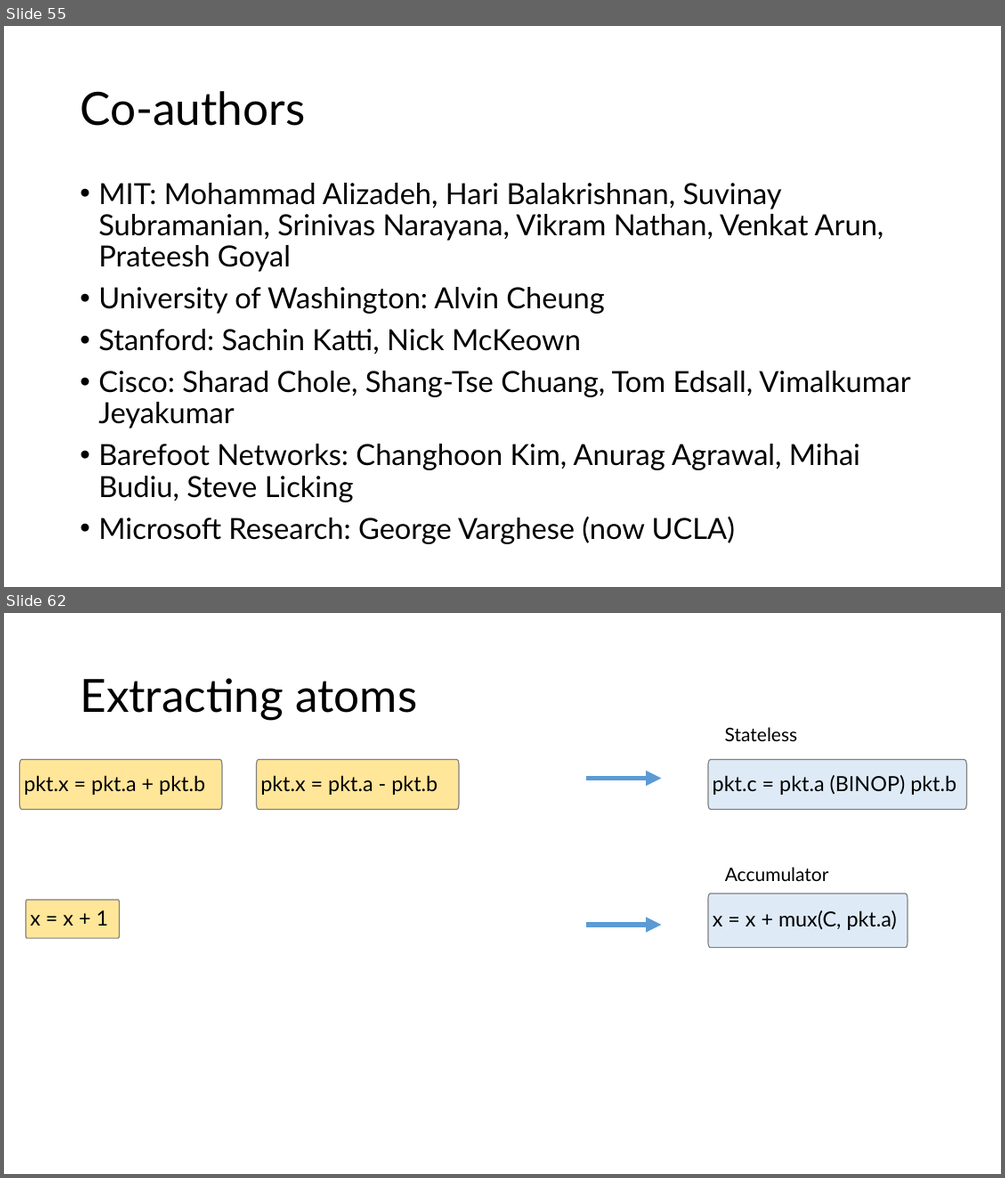
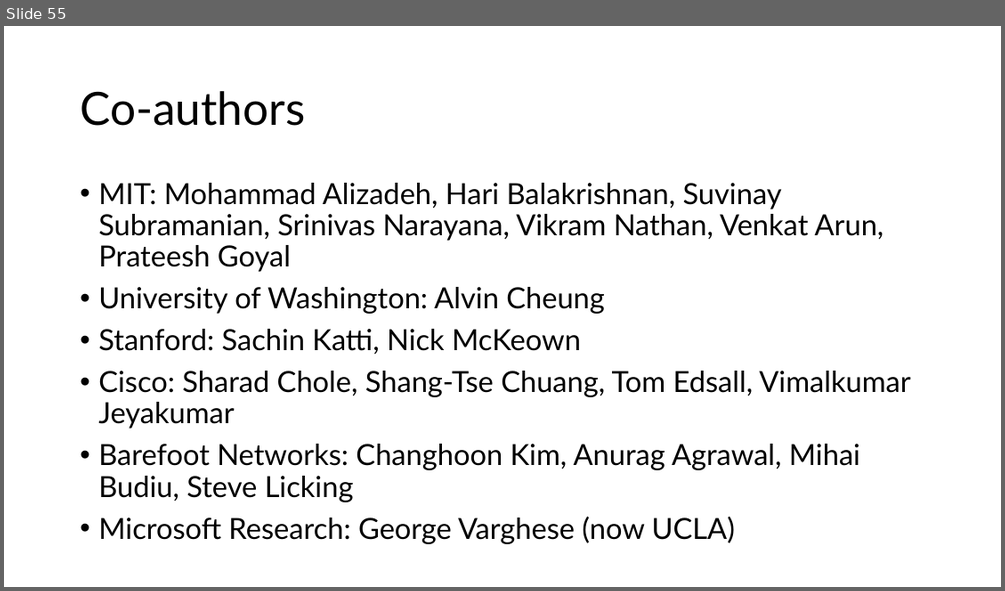
Before and after one commit to anirudhSK/pifo-domino-marple-ppts, a slide deck: uw_talk_for_upload.pptx. Shown one above the other, each under a label of ours: slides 55 and 62 before the commit, slide 55 after it; the slides between them are not shown. The pictures are 1005x1178 and 1005x591 pixels, drawn with LibreOffice and Linux fonts; fonts in the diff are those of the drawing. Boxes give left, top, right and bottom in pixels: in the first picture for what was removed or moved away, otherwise in the second. Text is boxed around its words. In the diff, an @@ line names an element or a change of style, - is before the commit and + after.

```diff
--- a/uw_talk_for_upload.pptx
+++ b/uw_talk_for_upload.pptx
@@ slide 62 removed at bbox=[4, 613, 1001, 1174], background #FFFFFF @@
@@ title removed at bbox=[80, 678, 417, 720] @@
-Extracting atoms
@@ text removed at bbox=[725, 727, 798, 741] @@
-Stateless
@@ freeform shape removed at bbox=[20, 760, 222, 810] @@
-pkt.x = pkt.a + pkt.b
@@ freeform shape removed at bbox=[257, 760, 460, 810] @@
-pkt.x = pkt.a - pkt.b
@@ freeform shape removed at bbox=[708, 760, 967, 810] @@
-pkt.c = pkt.a (BINOP) pkt.b
@@ arrow removed from (587, 779) to (662, 779) @@
@@ text removed at bbox=[725, 867, 829, 881] @@
-Accumulator
@@ freeform shape removed at bbox=[25, 900, 119, 938] @@
-x = x + 1
@@ freeform shape removed at bbox=[708, 893, 908, 948] @@
-x = x + mux(C, pkt.a)
@@ arrow removed from (587, 925) to (662, 925) @@
```
Also in this commit, not shown: 63 other slides removed.
